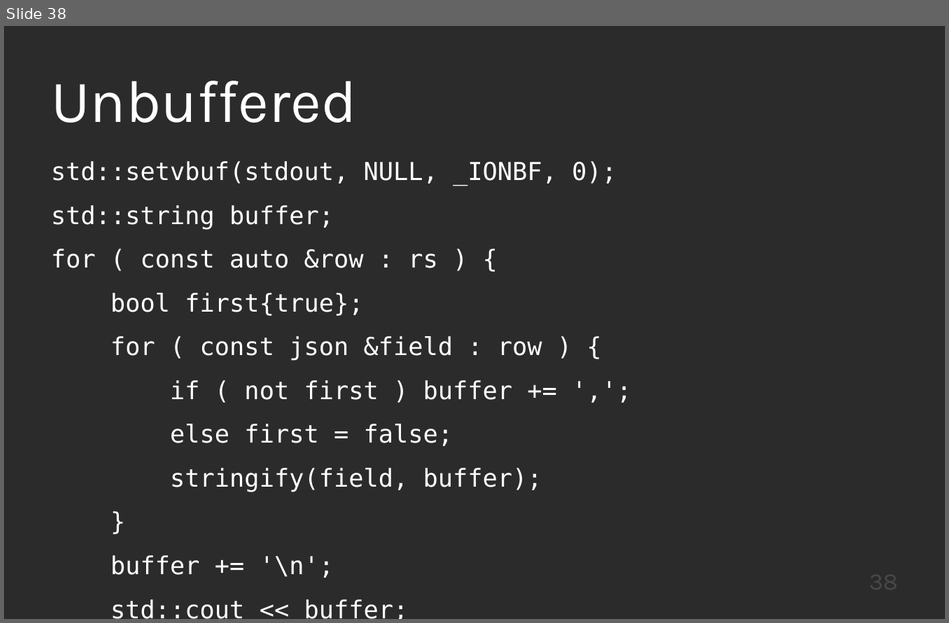
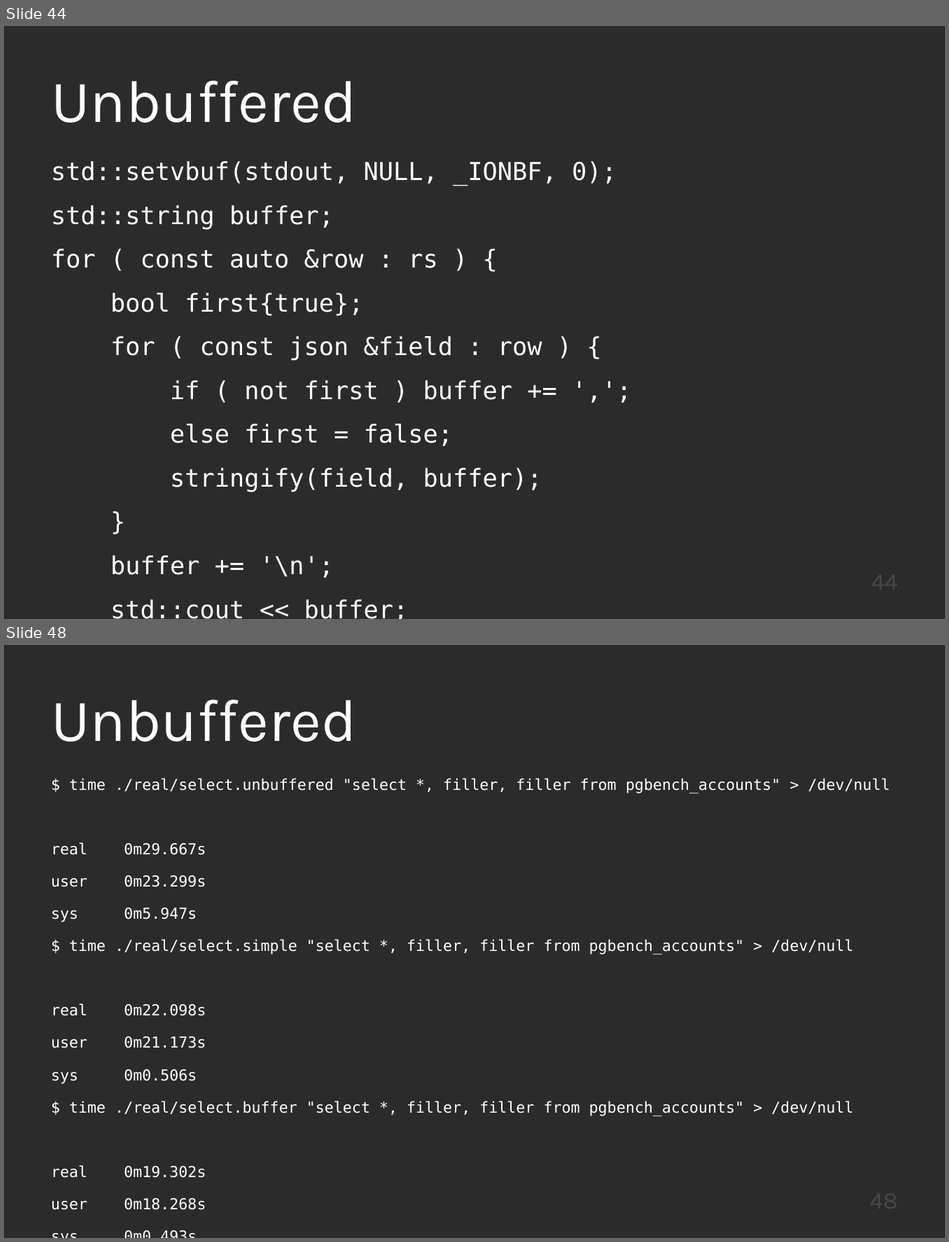
Before and after one commit to KayEss/cpp-designing4performance, a slide deck: slides/Designing APIs For Performance.odp. Shown one above the other, each under a label of ours: slide 38 before the commit, slides 44 and 48 after it; the slides between them are not shown. The pictures are 949x623 and 949x1242 pixels, drawn with LibreOffice and Linux fonts; fonts in the diff are those of the drawing; background and template pictures are left out; a plain dark background stands for a picture behind light text. Boxes give left, top, right and bottom in pixels: in the first picture for what was removed or moved away, otherwise in the second. Text is boxed around its words. In the diff, an @@ line names an element or a change of style, - is before the commit and + after.

```diff
--- a/slides/Designing APIs For Performance.odp
+++ b/slides/Designing APIs For Performance.odp
@@ slide 48 added at box(4, 645, 945, 1238), background picture (left out) @@
@@ title added at box(51, 700, 357, 742), 60 pt, text #FFFFFF @@
+Unbuffered
@@ text added at box(51, 778, 890, 1210), 15.2 pt, text #FFFFFF @@
+$ time ./real/select.unbuffered "select *, filler, filler from pgbench_accounts" > /dev/null
+real 0m29.667s
+user 0m23.299s
+sys 0m5.947s
+$ time ./real/select.simple "select *, filler, filler from pgbench_accounts" > /dev/null
+real 0m22.098s
+user 0m21.173s
+sys 0m0.506s
+$ time ./real/select.buffer "select *, filler, filler from pgbench_accounts" > /dev/null
+real 0m19.302s
+user 0m18.268s
+sys 0m0.493s
@@ page number added at box(679, 1185, 898, 1226), 24 pt, text #484848 @@
+48
@@ what was slide 38 is now slide 44 @@
@@ page number at box(679, 566, 898, 607): text changed @@
-38
+44
```
Also in this commit, not shown: 4 slides changed, 15 other slides added.
